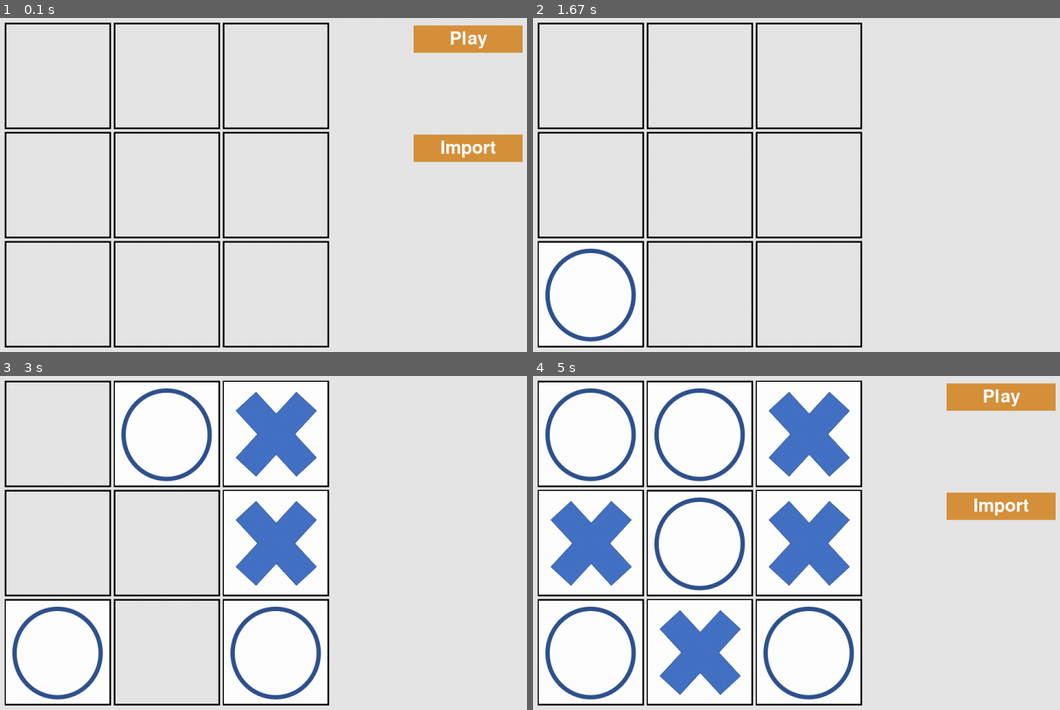
Above: before the commit, frames 1-4 (two rows, left to right).
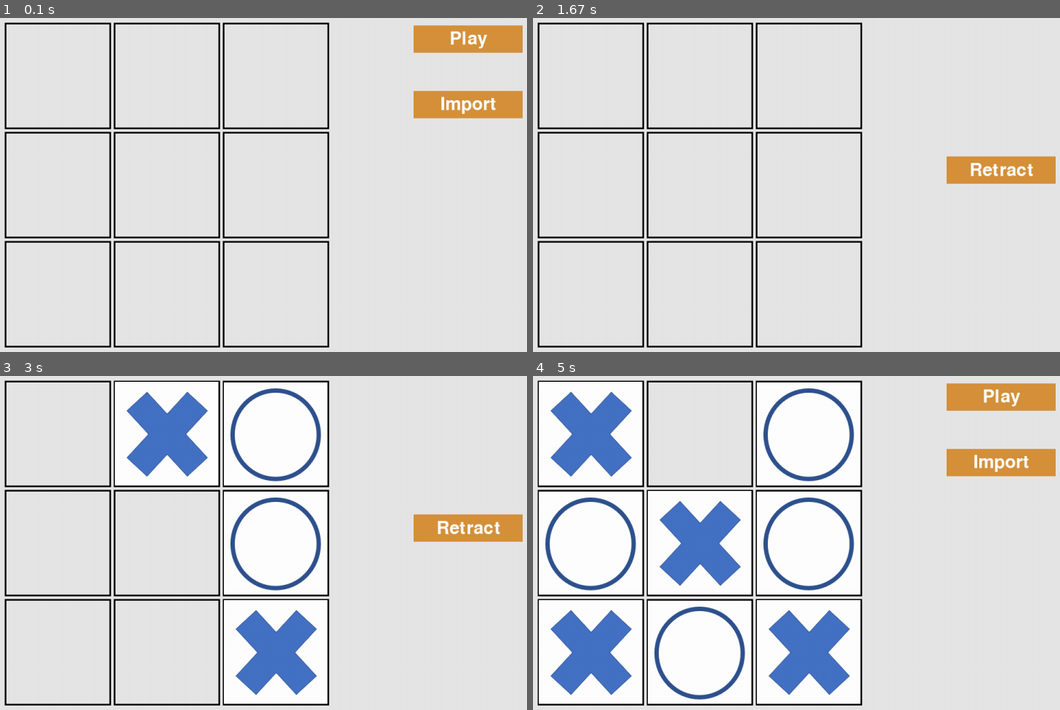
Above: after the commit, the same moments.

Repository: Chen-Carl/pygame-Tic-Tac-Toe
Game: pygame game, started from chess_main.py
Two runs of this game, one before a commit and one after it. Both use one fixed random seed, a clock stepped at 60 frames per second and the inputs below.
Inputs (mouse positions are in pixels of both pictures, inside the frame that each line leads up to):
- Up to frame 1 (0.1 s): no input
- Up to frame 2 (1.67 s): click "Play" at 0.38 s; click (1002, 171) at 0.72 s, where only the run after the commit has a clickable "Retract"; click (633, 315) at 1.05 s; click (1002, 171) at 1.38 s, where only the run after the commit has a clickable "Retract"
- Up to frame 3 (3 s): click (316, 426) at 1.72 s; click (274, 686) at 2.05 s; click (284, 496) at 2.38 s; click (210, 482) at 2.72 s
- Up to frame 4 (5 s): click (1007, 532) at 3.05 s; click (622, 613) at 3.38 s; click (633, 516) at 3.72 s; click (638, 426) at 4.05 s; click (680, 646) at 4.38 s; click (696, 496) at 4.72 s

The runs differ from the first frame. In frame 1, 3.3% of the frame differs, in the area x 78-100%, y 21-44%; in frame 2, 6.4%; in frame 3, 18%; in frame 4, 32%, in the area x 1-100%, y 1-97%.

Commit message:
v2.2 - retract function

Diff:
--- a/Game_stats.py
+++ b/Game_stats.py
@@ -10,3 +10,4 @@
         self.mouse_x = 0
         self.mouse_y = 0
         self.boxes_status = [0, 0, 0, 0, 0, 0, 0, 0, 0]
+        self.stack = []
--- a/chess_main.py
+++ b/chess_main.py
@@ -16,7 +16,8 @@
     screen = pygame.display.set_mode(
         (ai_settings.screen_width, ai_settings.screen_height))
     play_button = Button(ai_settings, screen, (900, 80), "Play")
-    chessbook_button = Button(ai_settings, screen, (900, 280), "Import")
+    chessbook_button = Button(ai_settings, screen, (900, 200), "Import")
+    retract_button = Button(ai_settings, screen, (900, 320), "Retract")
     pygame.display.set_caption("Tic-Tac-Toe")
 
     chessboard = Chessboard(screen)
@@ -27,12 +28,13 @@
     while True:
         # listening events from mouse and keyboard
         gf.check_events(chessboard.screen, chessboard, pieces, ai_settings,
-                        stats, play_button, chessbook_button)
+                        stats, play_button, chessbook_button, retract_button)
         # visualize
         if stats.game_active:
             gf.update_pieces(pieces, screen, chessboard, stats, ai_settings)
+
         gf.update_screen(ai_settings, screen, chessboard, pieces, play_button,
-                         stats, chessbook_button)
+                         stats, chessbook_button, retract_button)
 
 
 run_game()
--- a/game_functions.py
+++ b/game_functions.py
@@ -6,7 +6,7 @@
 
 
 def check_events(screen, chessboard, pieces, ai_settings, stats, play_button,
-                 chessbook_button):
+                 chessbook_button, retract_button):
     for event in pygame.event.get():
         if event.type == pygame.QUIT:
             sys.exit()
@@ -18,14 +18,17 @@
             check_play_button(stats, play_button, mouse_x, mouse_y, pieces)
             check_chessbook_button(stats, chessbook_button, mouse_x, mouse_y,
                                    pieces)
+            check_retract_button(stats, retract_button, mouse_x, mouse_y, pieces)
 
 
 def update_screen(ai_settings, screen, chessboard, pieces, play_button, stats,
-                  chessbook_button):
+                  chessbook_button, retract_button):
     screen.fill(ai_settings.bg_color)
     chessboard.blit_board()
     for piece in pieces.sprites():
         piece.blit_piece()
+    if stats.game_active:
+        retract_button.draw_button()
     if not stats.game_active:
         play_button.draw_button()
         chessbook_button.draw_button()
@@ -55,6 +58,7 @@
 
     index = i * 3 + j
     if index >= 0 and stats.boxes_status[index] == 0:
+        stats.stack.append(index)
         # get the position to place a new piece
         rect_x = chessboard.boxes[index][0] + 97
         rect_y = chessboard.boxes[index][1] + 192
@@ -135,3 +139,13 @@
     button_clicked = chessbook_button.rect.collidepoint(mouse_x, mouse_y)
     if button_clicked and not stats.game_active:
         print(pieces)
+
+def check_retract_button(stats, retract_button, mouse_x, mouse_y, pieces):
+    button_clicked = retract_button.rect.collidepoint(mouse_x, mouse_y)
+    if button_clicked and stats.game_active:
+        tmp = [x for x in pieces]
+        if len(tmp) > 0:
+            pieces.remove(tmp[-1])
+            stats.boxes_status[stats.stack[-1]] = 0
+            del(stats.stack[-1])
+            stats.piece_choose = not stats.piece_choose
Binary file added: images/lgx1.png
Binary file added: images/lgx2.png
Binary file added: images/zdf1.png
Binary file added: images/zdf2.png
